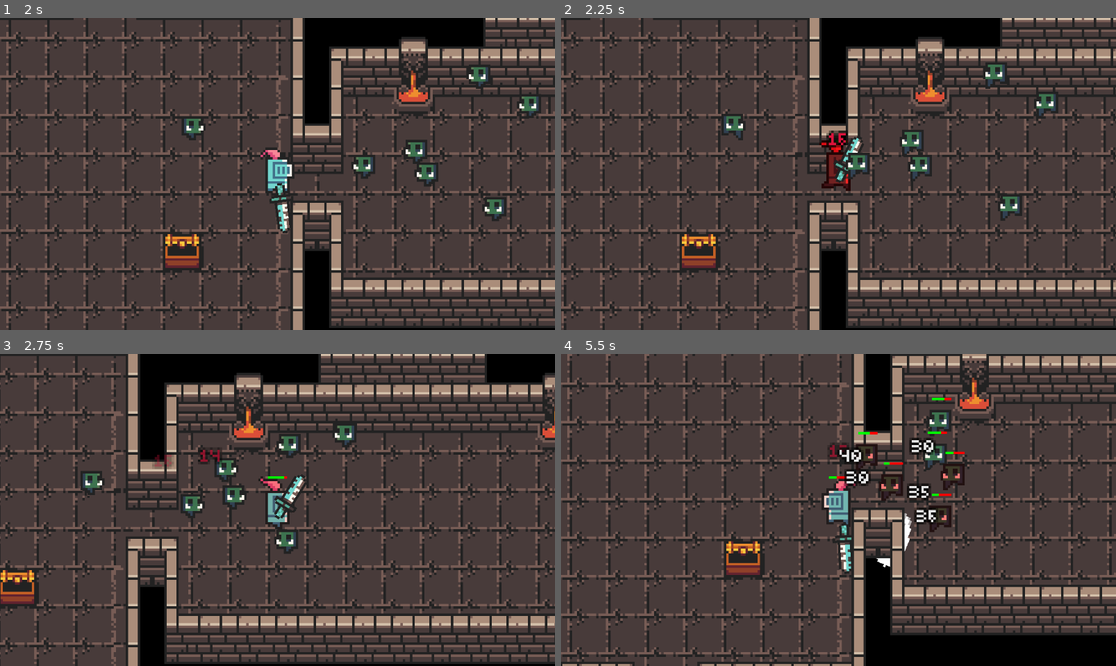
Above: before the commit, frames 1-4 (two rows, left to right).
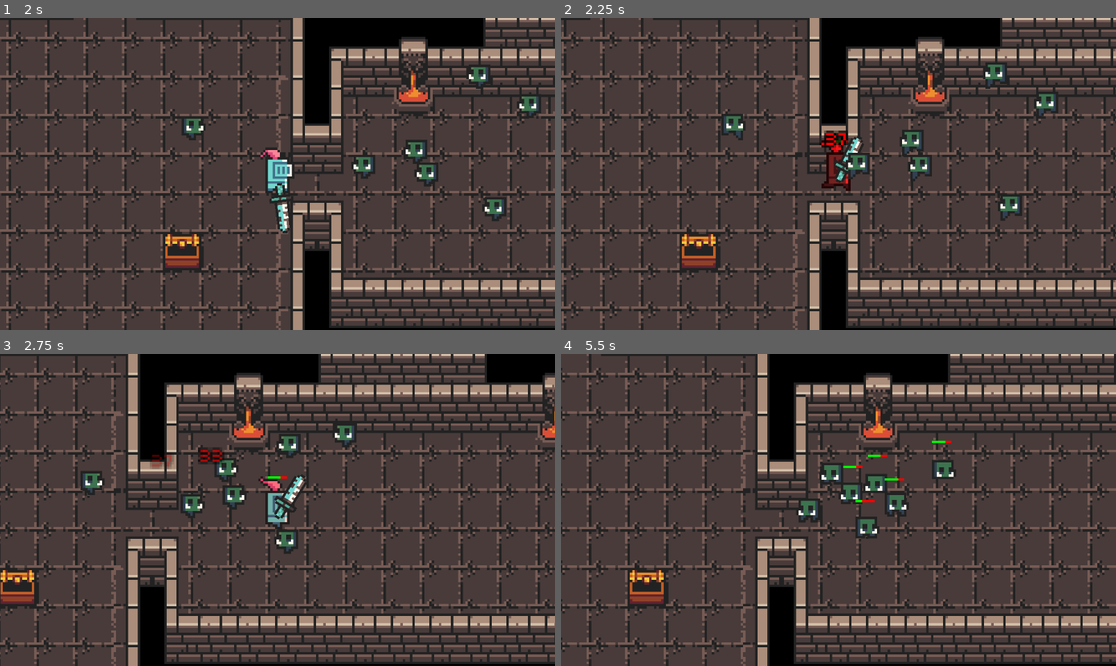
Above: after the commit, the same moments.

Repository: annoah-edu/tcss360-dungeon-rpg
Game: Godot game, scene res://scenes/map/map.tscn
The game is run twice, just before and just after one commit, with the same random seed, the same clock (stepped at 60 frames per second) and the same inputs.
Inputs (mouse positions are in pixels of both pictures, inside the frame that each line leads up to):
- Up to frame 1 (2 s): tap Enter at 0.5 s; move the mouse to (399, 158) at 0.52 s; press the mouse at (399, 158) at 0.53 s; hold D (move right) 0.53-1.25 s; release the mouse at (399, 158) at 1.25 s; drag from (166, 189) to (249, 236) at 1.27 s
- Up to frame 2 (2.25 s): move the mouse to (894, 105) at 2.02 s; hold D (move right) from 2.03 s (still down); tap Alt at 2.1 s
- Up to frame 3 (2.75 s): keep holding D (move right)
- Up to frame 4 (5.5 s): release D (move right) at 2.75 s; drag from (810, 572) to (672, 463) at 2.77 s; move the mouse to (1005, 556) at 3.52 s; press the mouse at (1005, 556) at 3.53 s; hold A (move left) 3.53-4.25 s; release the mouse at (1005, 556) at 4.25 s; drag from (672, 463) to (755, 432) at 4.27 s; move the mouse to (866, 510) at 5.02 s; hold S (move down) from 5.03 s (still down); tap Alt at 5.1 s; click (866, 510) at 5.17 s

Frame 1 is identical in both runs. In frame 2, 0.1% of the frame differs, in the area x 47-52%, y 36-42%; in frame 3, 0.2%; in frame 4, 55%, in the area x 0-100%, y 0-100%.

Commit message:
Minor changes

Diff:
--- a/scripts/enemy.gd
+++ b/scripts/enemy.gd
@@ -3,9 +3,9 @@
 
 @export var los_radius: int = 75
 @export var max_health: int = 100
-@export var atk_dmg: int = 15
+@export var atk_dmg: int = 35
 @export var knockback_recovery_spd: int = 500
-@export var atk_rate: float = 0.5
+@export var atk_rate: float = 1.0
 @export var speed: float = 80.0
 
 @export var wander_radius: float = 300.0
--- a/scripts/player.gd
+++ b/scripts/player.gd
@@ -144,7 +144,7 @@
 	# Create a damage number
 	var damage_popup: DamageNumber = damage_number.instantiate()
 	damage_popup.text_label = str(amount)
-	damage_popup.text_color = Color.CRIMSON
+	damage_popup.text_color = Color.RED
 	damage_popup.global_position = global_position - Vector2(0, sprite.sprite_frames.get_frame_texture("idle", 0).get_height() / 2.0)
 	get_tree().current_scene.add_child(damage_popup)
 
